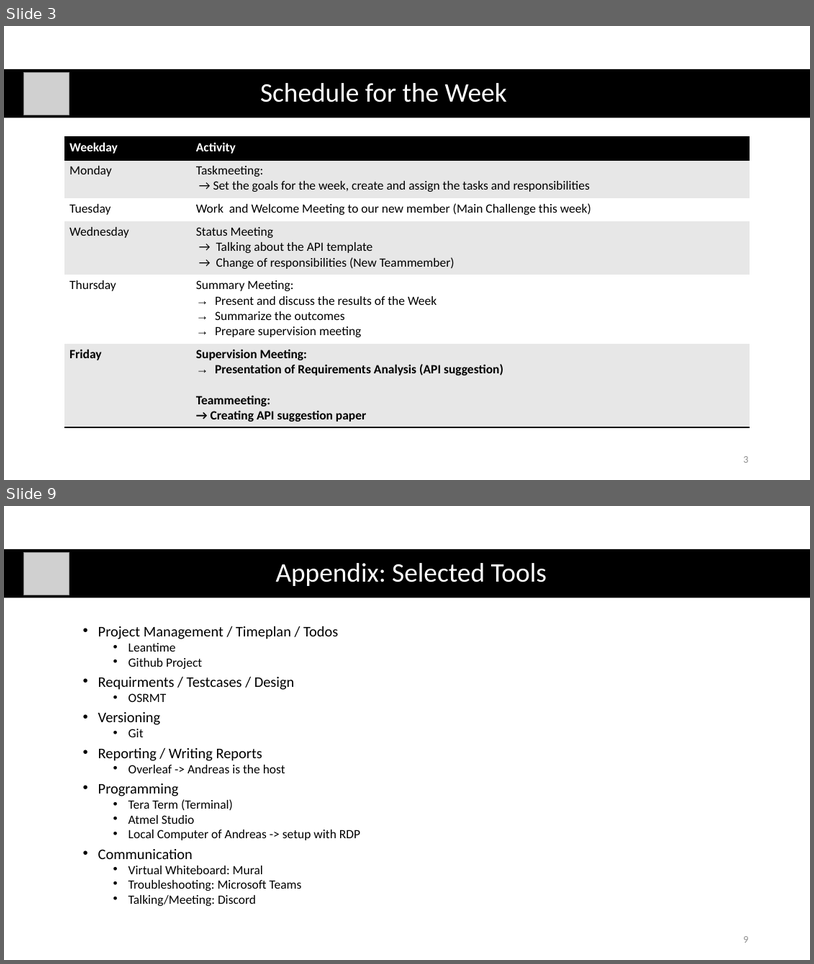
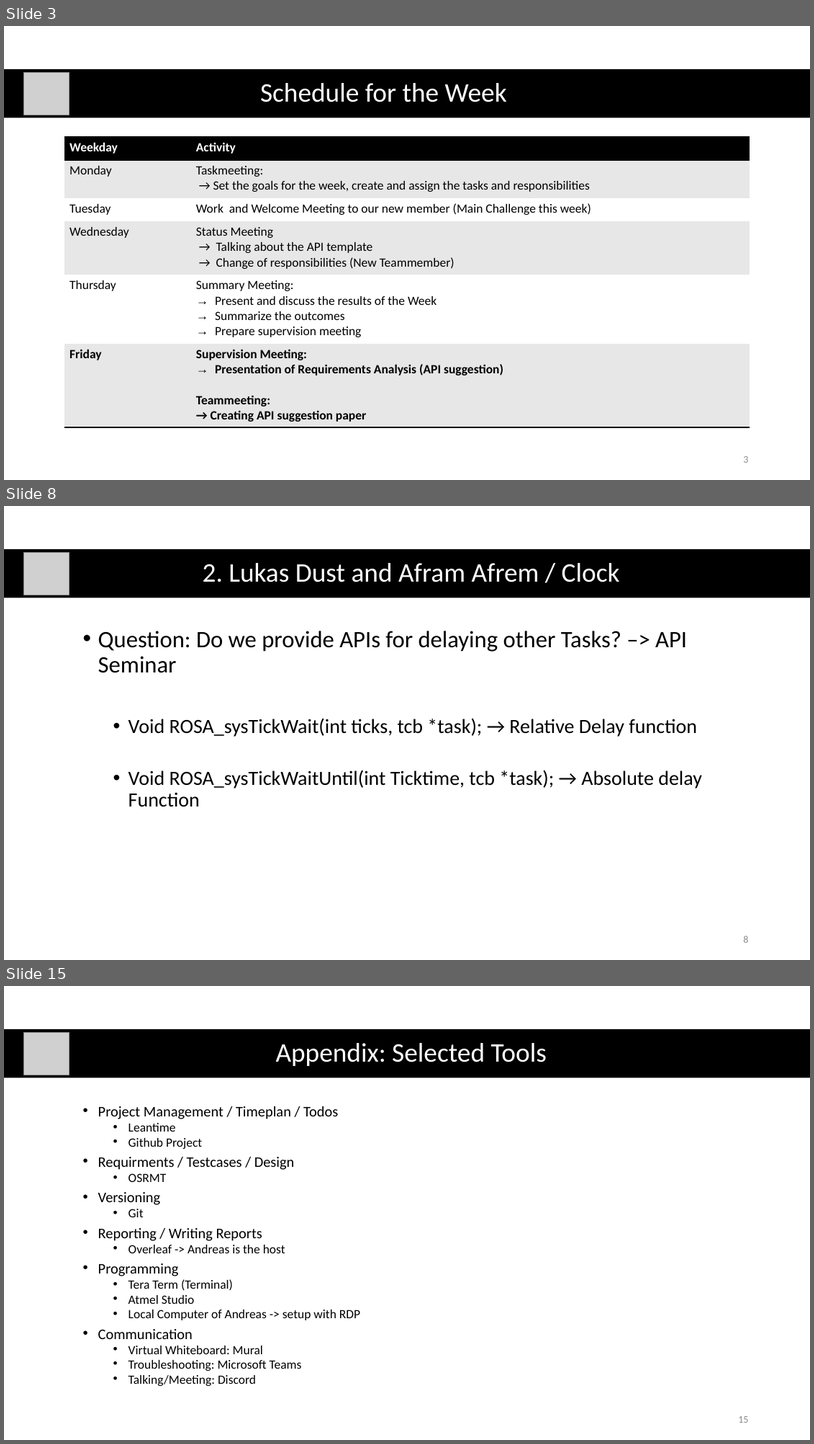
Before and after one commit to AymenNouidha/Rosa, a slide deck: 04_Presentations/01_Supervision_Meetings/02_Supervision_Meeting.pptx. Shown one above the other, each under a label of ours: slides 3 and 9 before the commit, slides 3, 8 and 15 after it; the slides between them are not shown. The pictures are 814x964 and 814x1444 pixels, drawn with LibreOffice and Linux fonts; fonts in the diff are those of the drawing; grey boxes stand for pictures. Boxes give left, top, right and bottom in pixels: in the first picture for what was removed or moved away, otherwise in the second. Text is boxed around its words. In the diff, an @@ line names an element or a change of style, - is before the commit and + after.

```diff
--- a/04_Presentations/01_Supervision_Meetings/02_Supervision_Meeting.pptx
+++ b/04_Presentations/01_Supervision_Meetings/02_Supervision_Meeting.pptx
@@ slide 8 added at (4,506,810,960), background #FFFFFF @@
@@ rectangle added at (4,549,810,598), fill #000000 @@
@@ picture added at (24,552,70,595) @@
@@ title added at (203,563,620,582), 32 pt, text #FFFFFF @@
+2. Lukas Dust and Afram Afrem / Clock
@@ text added at (98,631,702,807), 24 pt, text #000000 @@
+• Question: Do we provide APIs for delaying other Tasks? –> API Seminar
+  • Void ROSA_sysTickWait(int ticks, tcb *task); → Relative Delay function
+  • Void ROSA_sysTickWaitUntil(int Ticktime, tcb *task); → Absolute delay Function
@@ page number added at (743,935,748,942), 12 pt, text #8C8C8C @@
+8
@@ what was slide 9 is now slide 15 @@
@@ page number at (738,1416,748,1422): text changed @@
-9
+15
```
Also in this commit, not shown: 7 slides changed, 6 other slides added, 19 other files.
